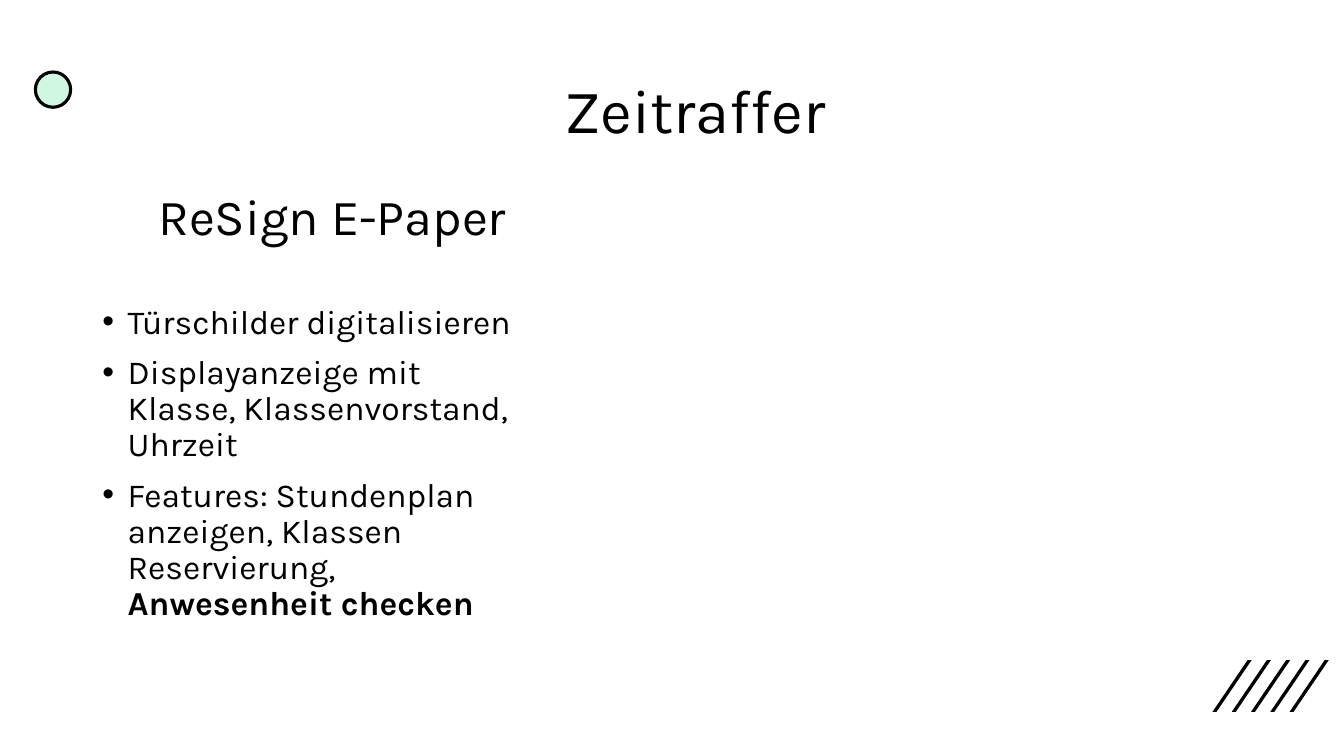
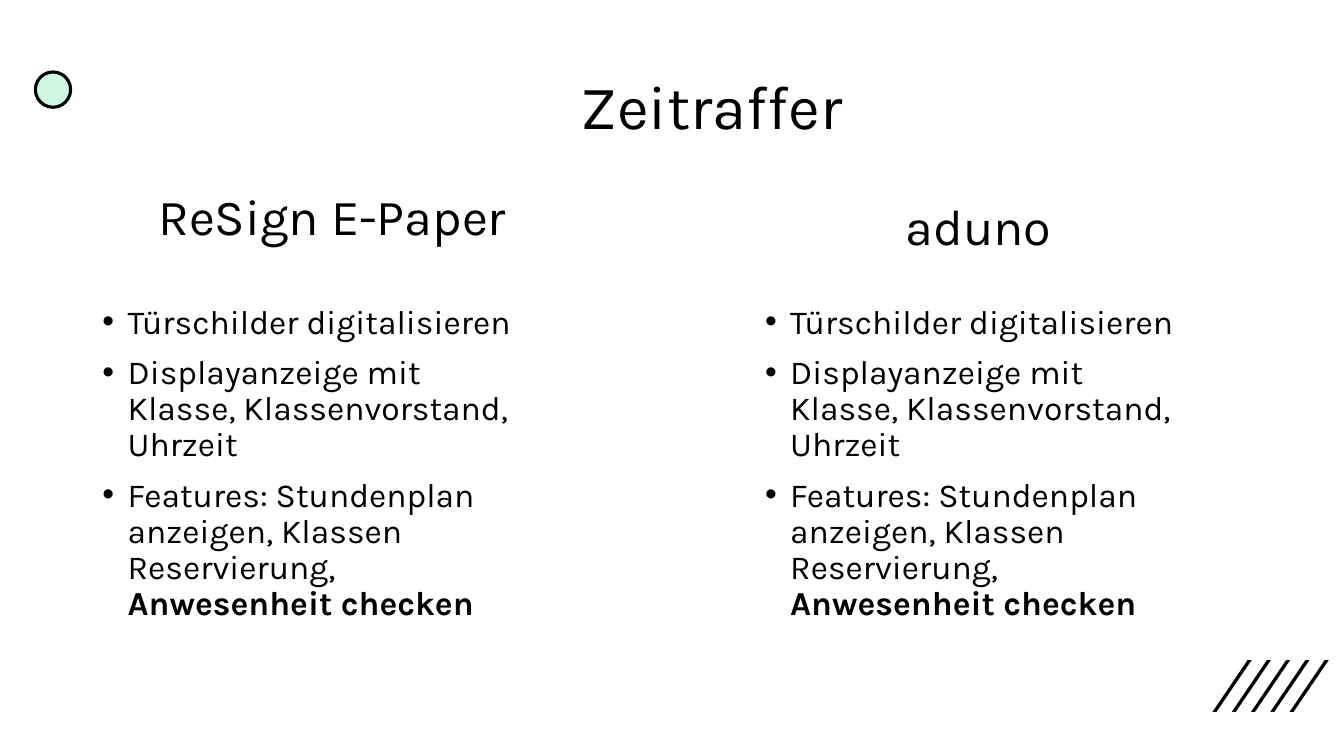
Before and after one commit to steinmax/Aduno, a slide deck: slide 3 of Resources/Endpräsentation/aduno.pptx. Drawn at 1344x756 pixels with LibreOffice and Linux fonts; fonts in the diff are those of the drawing. Boxes give left, top, right and bottom in pixels: in the first picture for what was removed or moved away, otherwise in the second. Text is boxed around its words. In the diff, an @@ line names an element or a change of style, - is before the commit and + after.

Commit message:
Update Presentation and add old json server

```diff
--- a/Resources/Endpräsentation/aduno.pptx
+++ b/Resources/Endpräsentation/aduno.pptx
@@ text "Zeitraffer": place and size @@
-text "Zeitraffer" at <box>564,90,826,134</box>
+text "Zeitraffer" at <box>581,86,843,130</box>
@@ title added at <box>905,210,1051,246</box>, 36 pt, text #000000 @@
+aduno
@@ text added at <box>790,311,1173,616</box>, 24 pt, text #000000 @@
+• Türschilder digitalisieren
+• Displayanzeige mit Klasse, Klassenvorstand, Uhrzeit
+• Features: Stundenplan anzeigen, Klassen Reservierung, Anwesenheit checken
```
Also in this commit, not shown: 3 other files.
